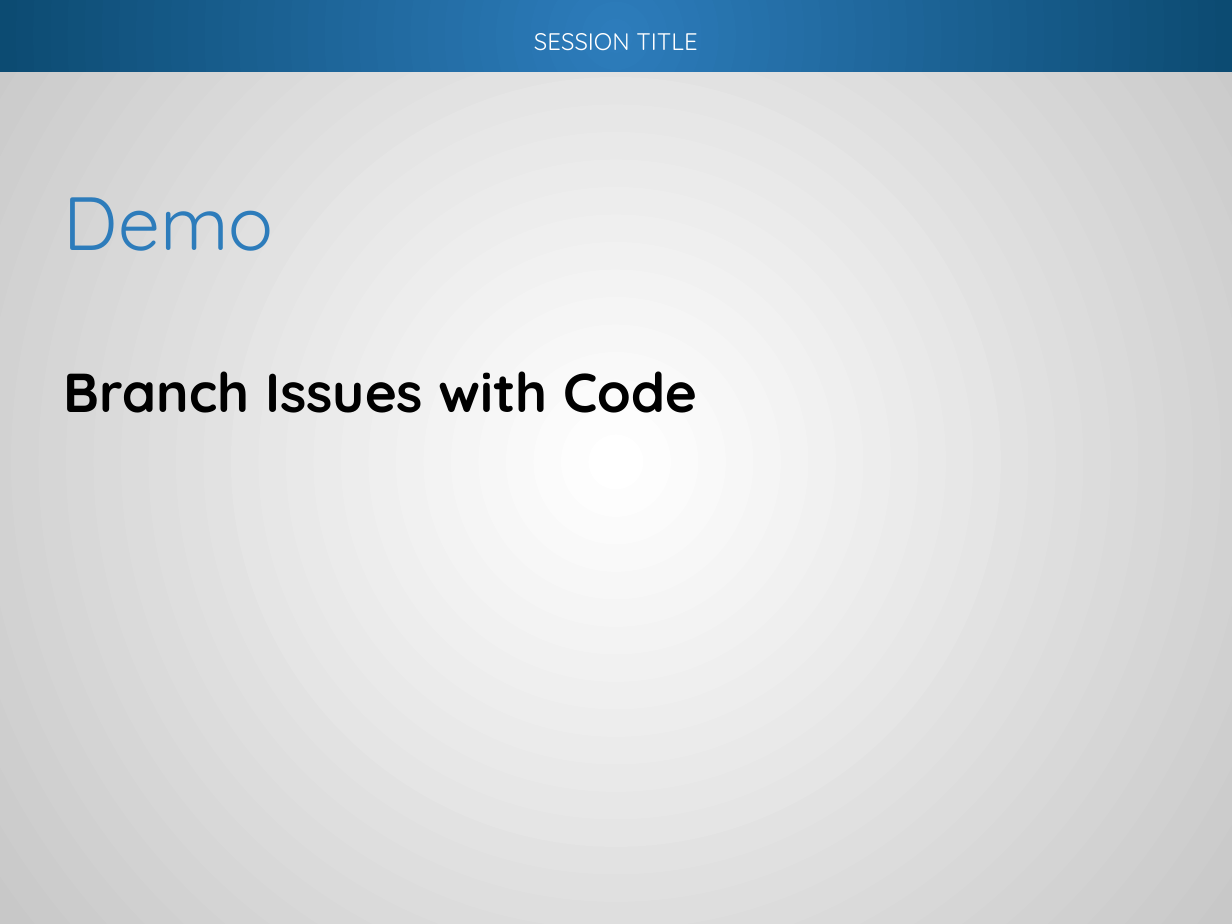
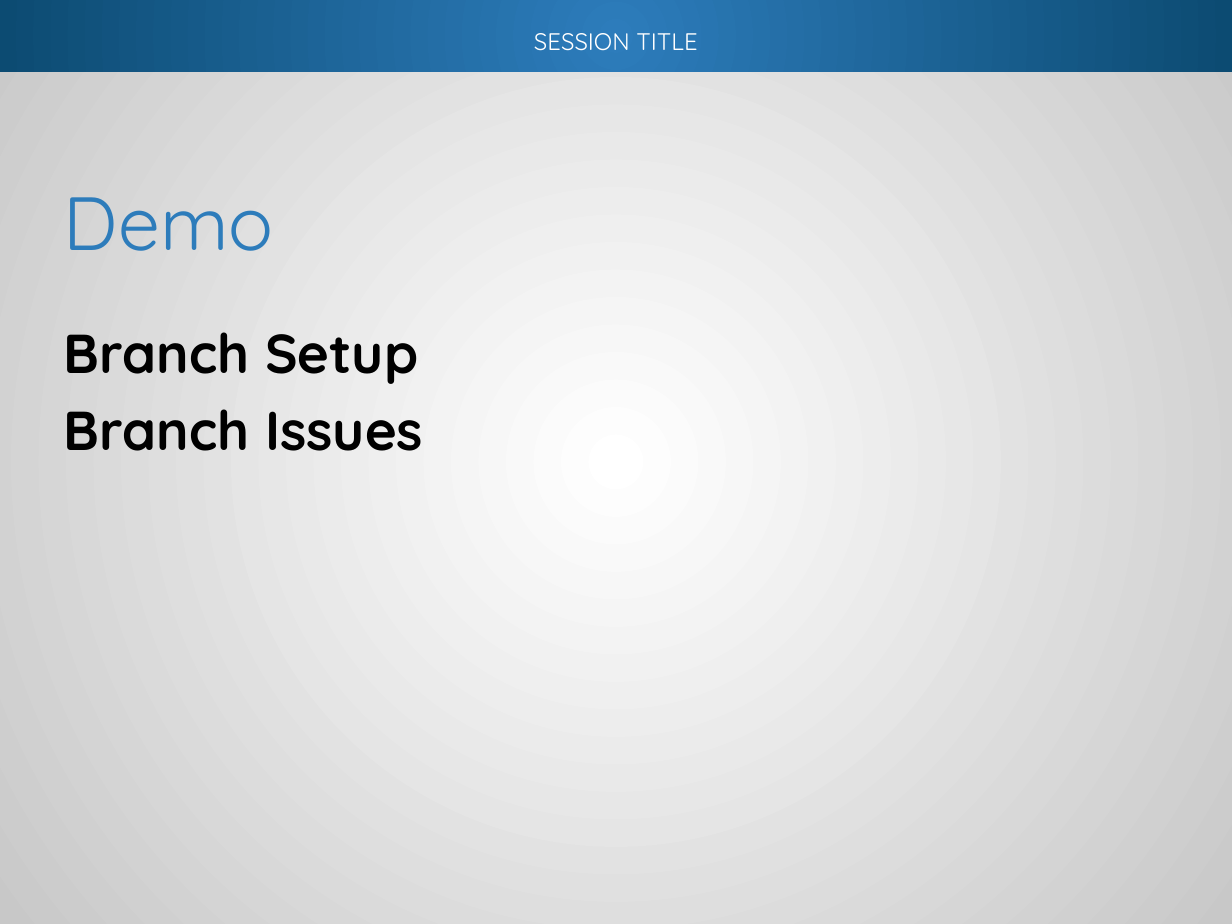
Before and after one commit to way0utwest/Branching-and-Merging-DB-Code, a slide deck: slide 21 of Presentation/BranchMergeDBCode.pptx (slide 18 before the commit). Drawn at 1232x924 pixels with LibreOffice and Linux fonts; fonts in the diff are those of the drawing; background and template pictures are left out. Boxes give left, top, right and bottom in pixels: in the first picture for what was removed or moved away, otherwise in the second. Text is boxed around its words. In the diff, an @@ line names an element or a change of style, - is before the commit and + after.

```diff
--- a/Presentation/BranchMergeDBCode.pptx
+++ b/Presentation/BranchMergeDBCode.pptx
@@ text at <box>64,332,423,451</box>: text changed @@
-Branch Issues with Code
+Branch Setup
+Branch Issues
```
Also in this commit, not shown: 7 other slides changed, 9 slides added, 3 slides removed.
